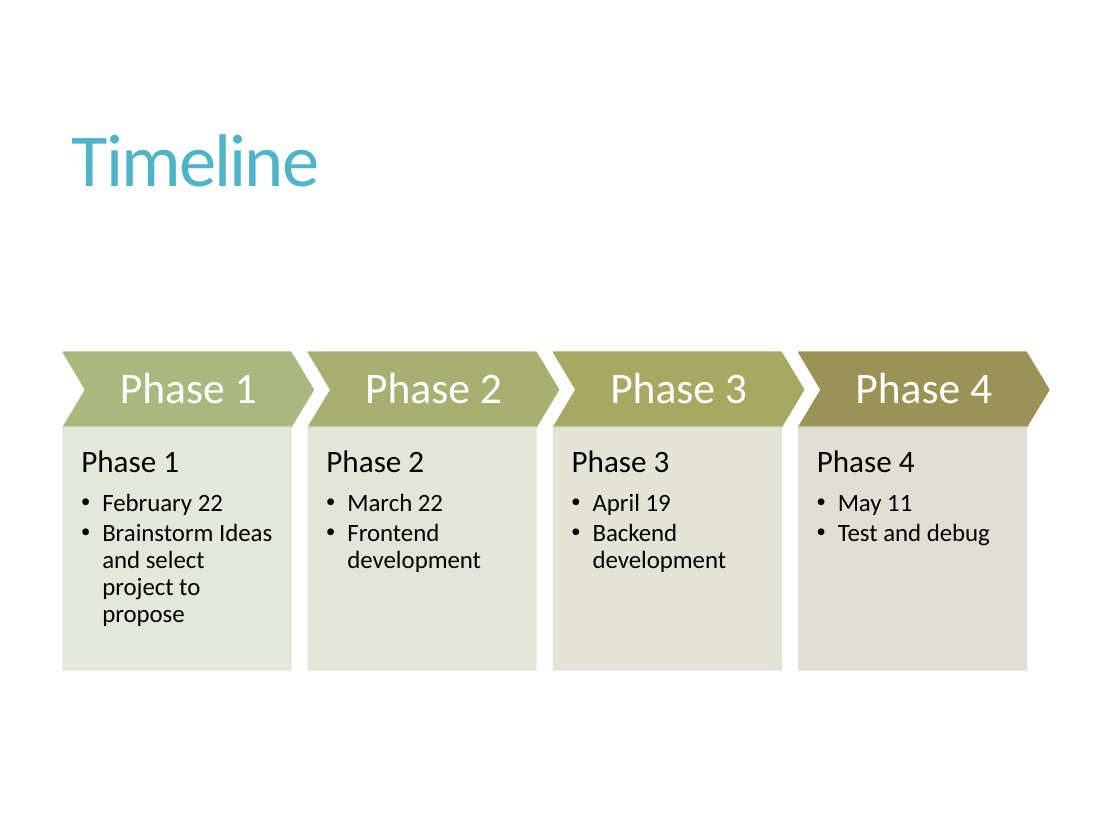
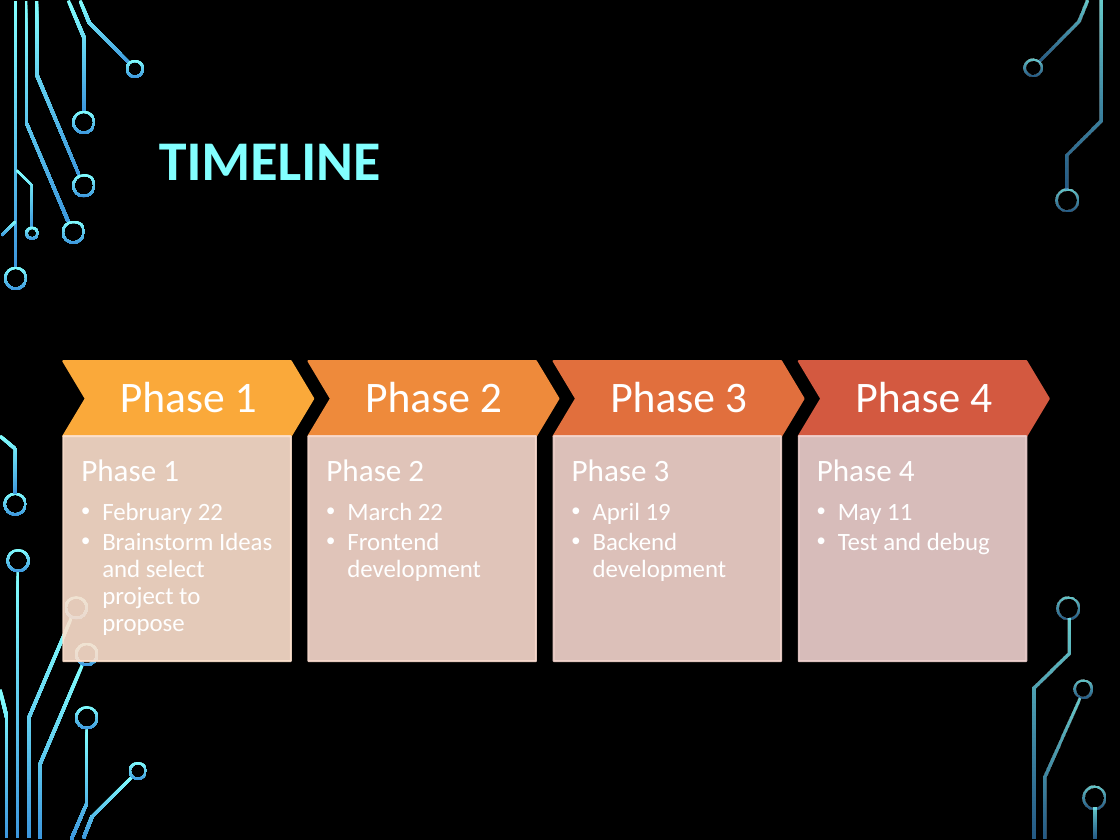
Before and after one commit to Buesse7310/Project-Alex-Roma-Nick-Eva-, a slide deck: slide 11 of docs/phase1/Spending_Habit_Tracker_Phase1.pptx. Drawn at 1120x840 pixels with LibreOffice and Linux fonts; fonts in the diff are those of the drawing; background and template pictures are left out. Boxes give left, top, right and bottom in pixels: in the first picture for what was removed or moved away, otherwise in the second. Text is boxed around its words. In the diff, an @@ line names an element or a change of style, - is before the commit and + after.

Commit message:
Update #2 Spending_Habit_Tracker_Phase1.pptx
Made some stylistic updates.

```diff
--- a/docs/phase1/Spending_Habit_Tracker_Phase1.pptx
+++ b/docs/phase1/Spending_Habit_Tracker_Phase1.pptx
@@ background #FFFFFF to picture (left out) @@
@@ title at <box>159,143,380,180</box>: text changed; size 48 to 36 pt; text colour #50B4C8 to #82FFFF; bold on @@
-Timeline
+TIMELINE
@@ chevron at <box>63,361,312,436</box>: fill #A8B97F to #FAA93A; outline #A8B97F 1 pt to #FAA93A 1.25 pt @@
@@ chevron at <box>308,361,558,436</box>: fill #A7B070 to #EE8A3B; outline #A7B070 1 pt to #EE8A3B 1.25 pt @@
@@ chevron at <box>553,361,803,436</box>: fill #A7A861 to #E16F3D; outline #A7A861 1 pt to #E16F3D 1.25 pt @@
@@ 4 texts, 4 chevrons: place and size @@
-4 texts, 4 chevrons at <box>63,353,1048,428</box>
+4 texts, 4 chevrons at <box>63,361,1048,436</box>
@@ chevron at <box>799,361,1048,436</box>: fill #9B9256 to #D35940; outline #9B9256 1 pt to #D35940 1.25 pt @@
@@ text "Phase 1": place and size @@
-text "Phase 1" at <box>81,450,272,626</box>
+text "Phase 1" at <box>81,459,272,635</box>
@@ rectangle: place and size @@
-rectangle at <box>63,427,290,670</box>
+rectangle at <box>63,436,290,661</box>
@@ rectangle at <box>63,436,290,661</box>: fill #E1E6D8 at 90% opacity to #FDE2CE at 90% opacity; outline #E1E6D8 1 pt to #FDE2CE 1.25 pt @@
@@ text "Phase 2": place and size @@
-text "Phase 2" at <box>326,450,481,572</box>
+text "Phase 2" at <box>326,459,481,581</box>
@@ rectangle: place and size @@
-rectangle at <box>308,427,535,670</box>
+rectangle at <box>308,436,535,661</box>
@@ rectangle at <box>308,436,535,661</box>: fill #E1E4D5 at 90% opacity to #F9DBCE at 90% opacity; outline #E1E4D5 1 pt to #F9DBCE 1.25 pt @@
@@ text colour #000000 to #FFFFFF in 4 elements at <box>817,459,990,554</box>, <box>81,459,272,635</box>, <box>326,459,481,581</box>, <box>572,459,727,581</box> @@
@@ text "Phase 3": place and size @@
-text "Phase 3" at <box>572,450,727,572</box>
+text "Phase 3" at <box>572,459,727,581</box>
@@ rectangle: place and size @@
-rectangle at <box>553,427,781,670</box>
+rectangle at <box>553,436,781,661</box>
@@ rectangle at <box>553,436,781,661</box>: fill #E1E1D3 at 90% opacity to #F4D5CE at 90% opacity; outline #E1E1D3 1 pt to #F4D5CE 1.25 pt @@
@@ text "Phase 4": place and size @@
-text "Phase 4" at <box>817,450,990,546</box>
+text "Phase 4" at <box>817,459,990,554</box>
@@ rectangle: place and size @@
-rectangle at <box>799,427,1026,670</box>
+rectangle at <box>799,436,1026,661</box>
@@ rectangle at <box>799,436,1026,661</box>: fill #DEDCD1 at 90% opacity to #EFD1CF at 90% opacity; outline #DEDCD1 1 pt to #EFD1CF 1.25 pt @@
@@ group added at <box>0,0,1105,840</box>: 33 freeform shapes, 3 rectangles @@
```
Also in this commit, not shown: 11 other slides changed, 1 slide added.
